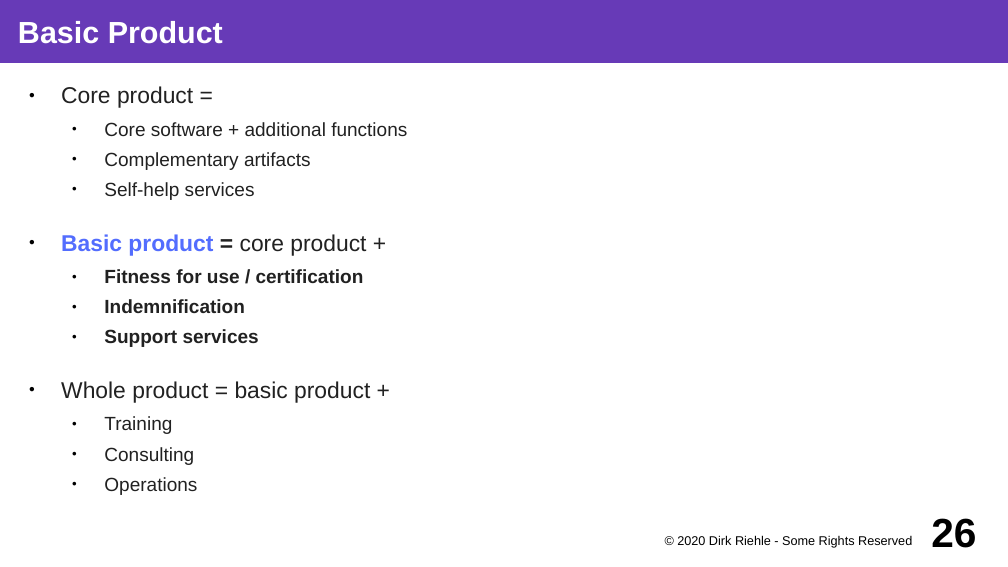
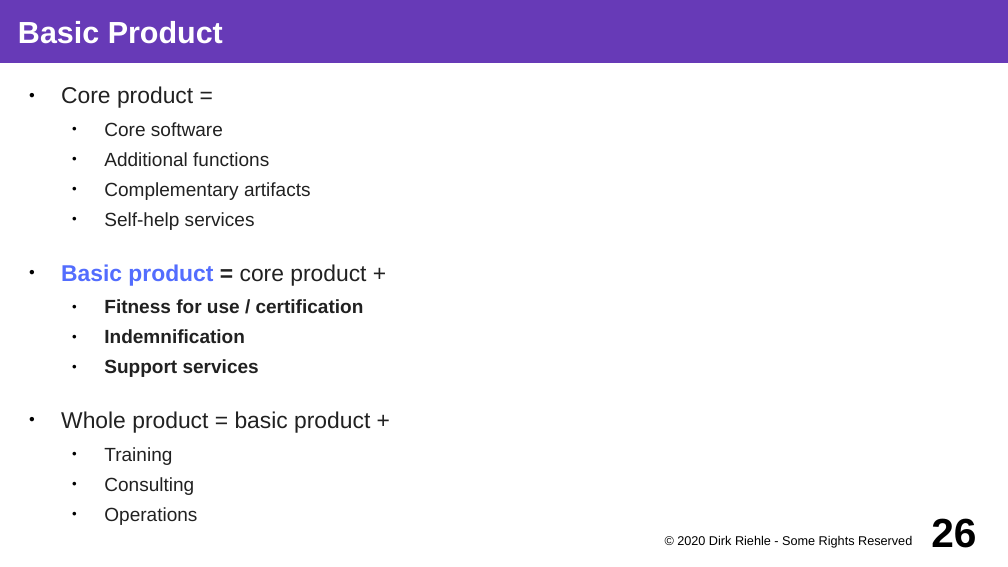
Before and after one commit to dirkriehle/coss-course, a slide deck: slide 26 of Lecture slides/COSS B02 - Software Products.odp. Drawn at 1008x567 pixels with LibreOffice and Linux fonts; fonts in the diff are those of the drawing. Boxes give left, top, right and bottom in pixels: in the first picture for what was removed or moved away, otherwise in the second. Text is boxed around its words. In the diff, an @@ line names an element or a change of style, - is before the commit and + after.

```diff
--- a/Lecture slides/COSS B02 - Software Products.odp
+++ b/Lecture slides/COSS B02 - Software Products.odp
@@ text at box(104, 122, 269, 166): text changed @@
-  ● Core software + additional functions
+  ● Core software
+  ● Additional functions
```
Also in this commit, not shown: 4 other slides changed, 16 other files.
